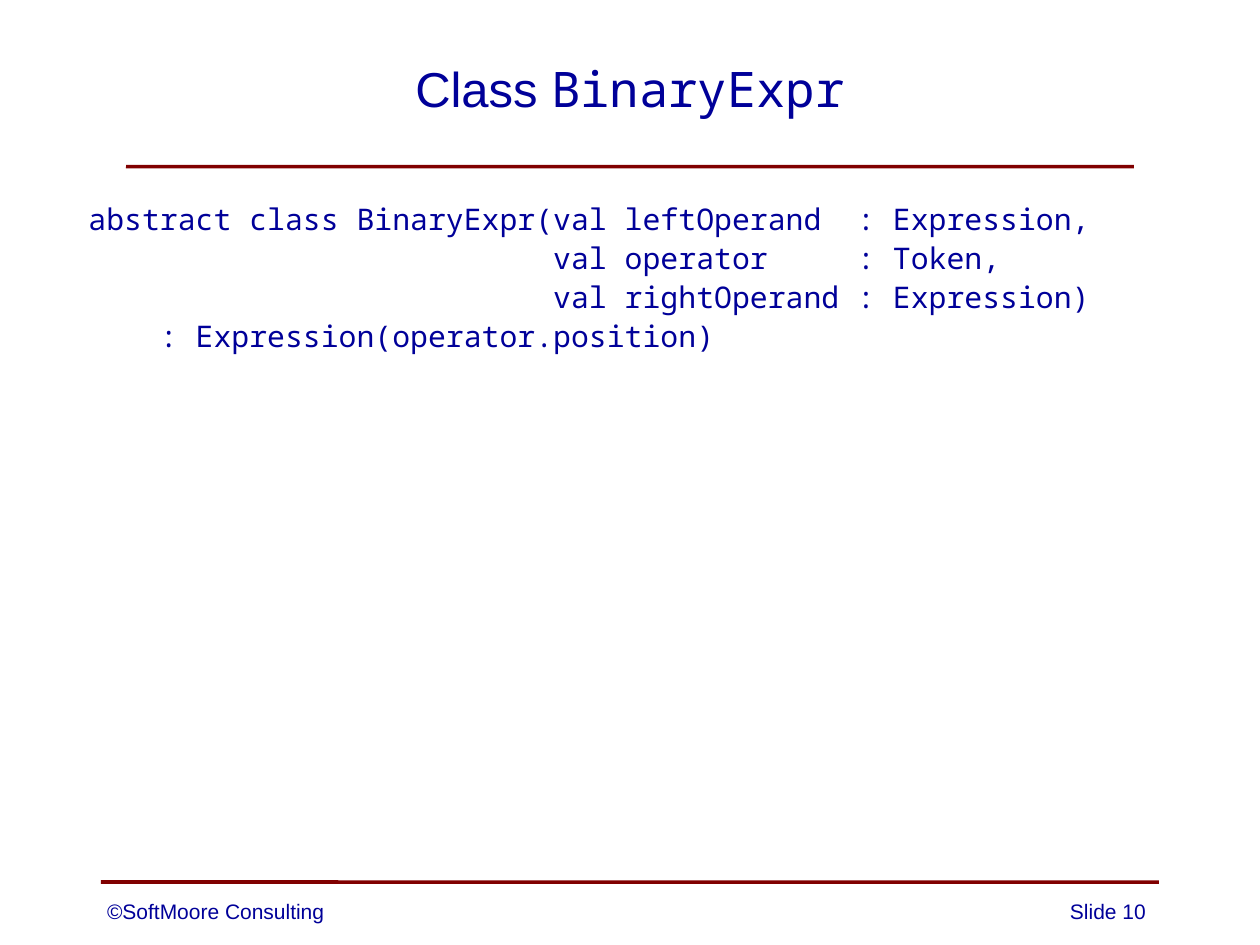
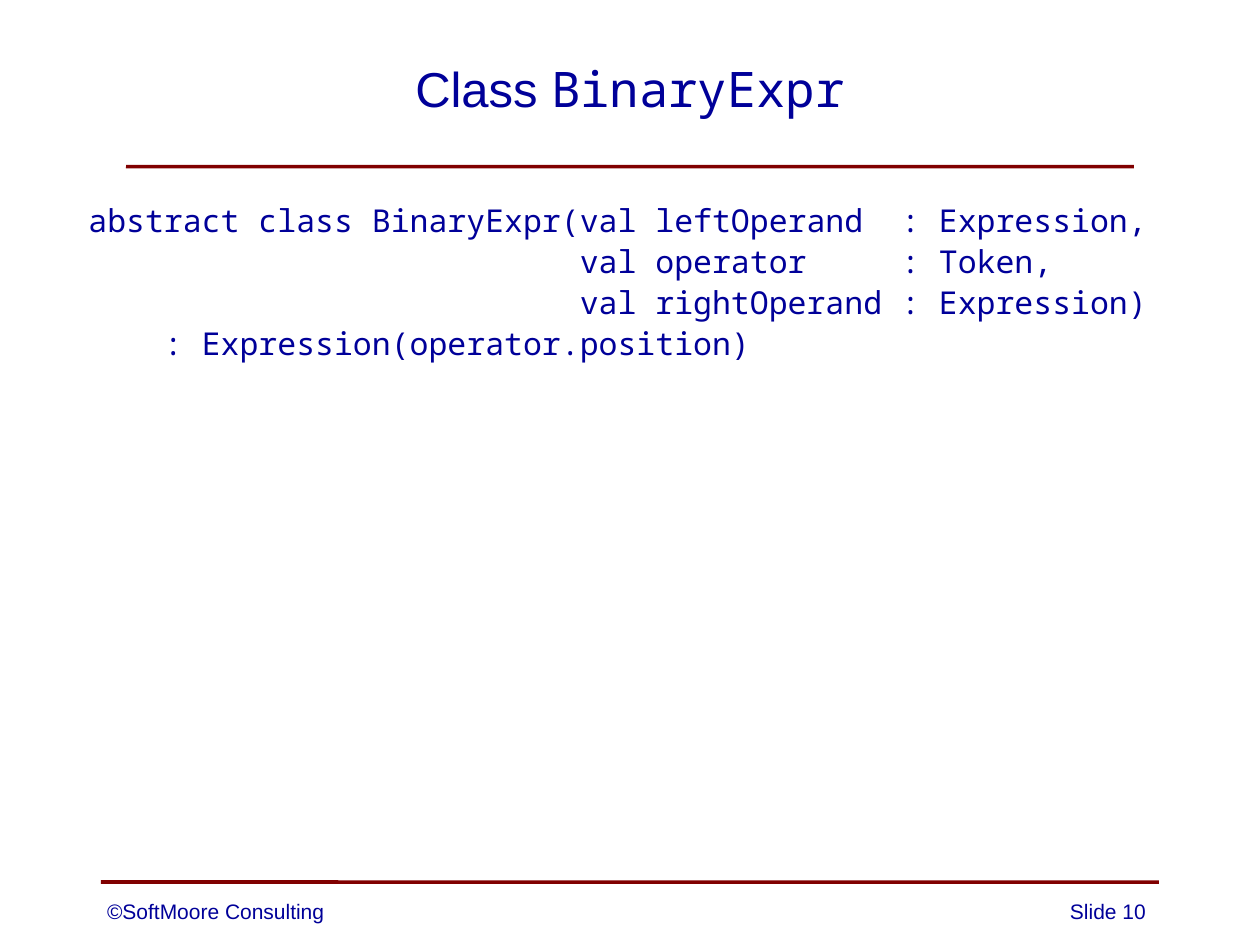
Before and after one commit to SoftMoore/CPRL-Kt, a slide deck: slide 10 of PowerPoint Slides/08 - Abstract Syntax Trees.pptx. Drawn at 1260x945 pixels with LibreOffice and Linux fonts; fonts in the diff are those of the drawing. Boxes give left, top, right and bottom in pixels: in the first picture for what was removed or moved away, otherwise in the second. Text is boxed around its words. In the diff, an @@ line names an element or a change of style, - is before the commit and + after.

```diff
--- a/PowerPoint Slides/08 - Abstract Syntax Trees.pptx
+++ b/PowerPoint Slides/08 - Abstract Syntax Trees.pptx
@@ text "abstract class BinaryExpr(val leftOperand : ..." at bbox=[88, 208, 1147, 363]: size 17 to 18 pt @@
```
Also in this commit, not shown: 8 other slides changed, 3 other files.
